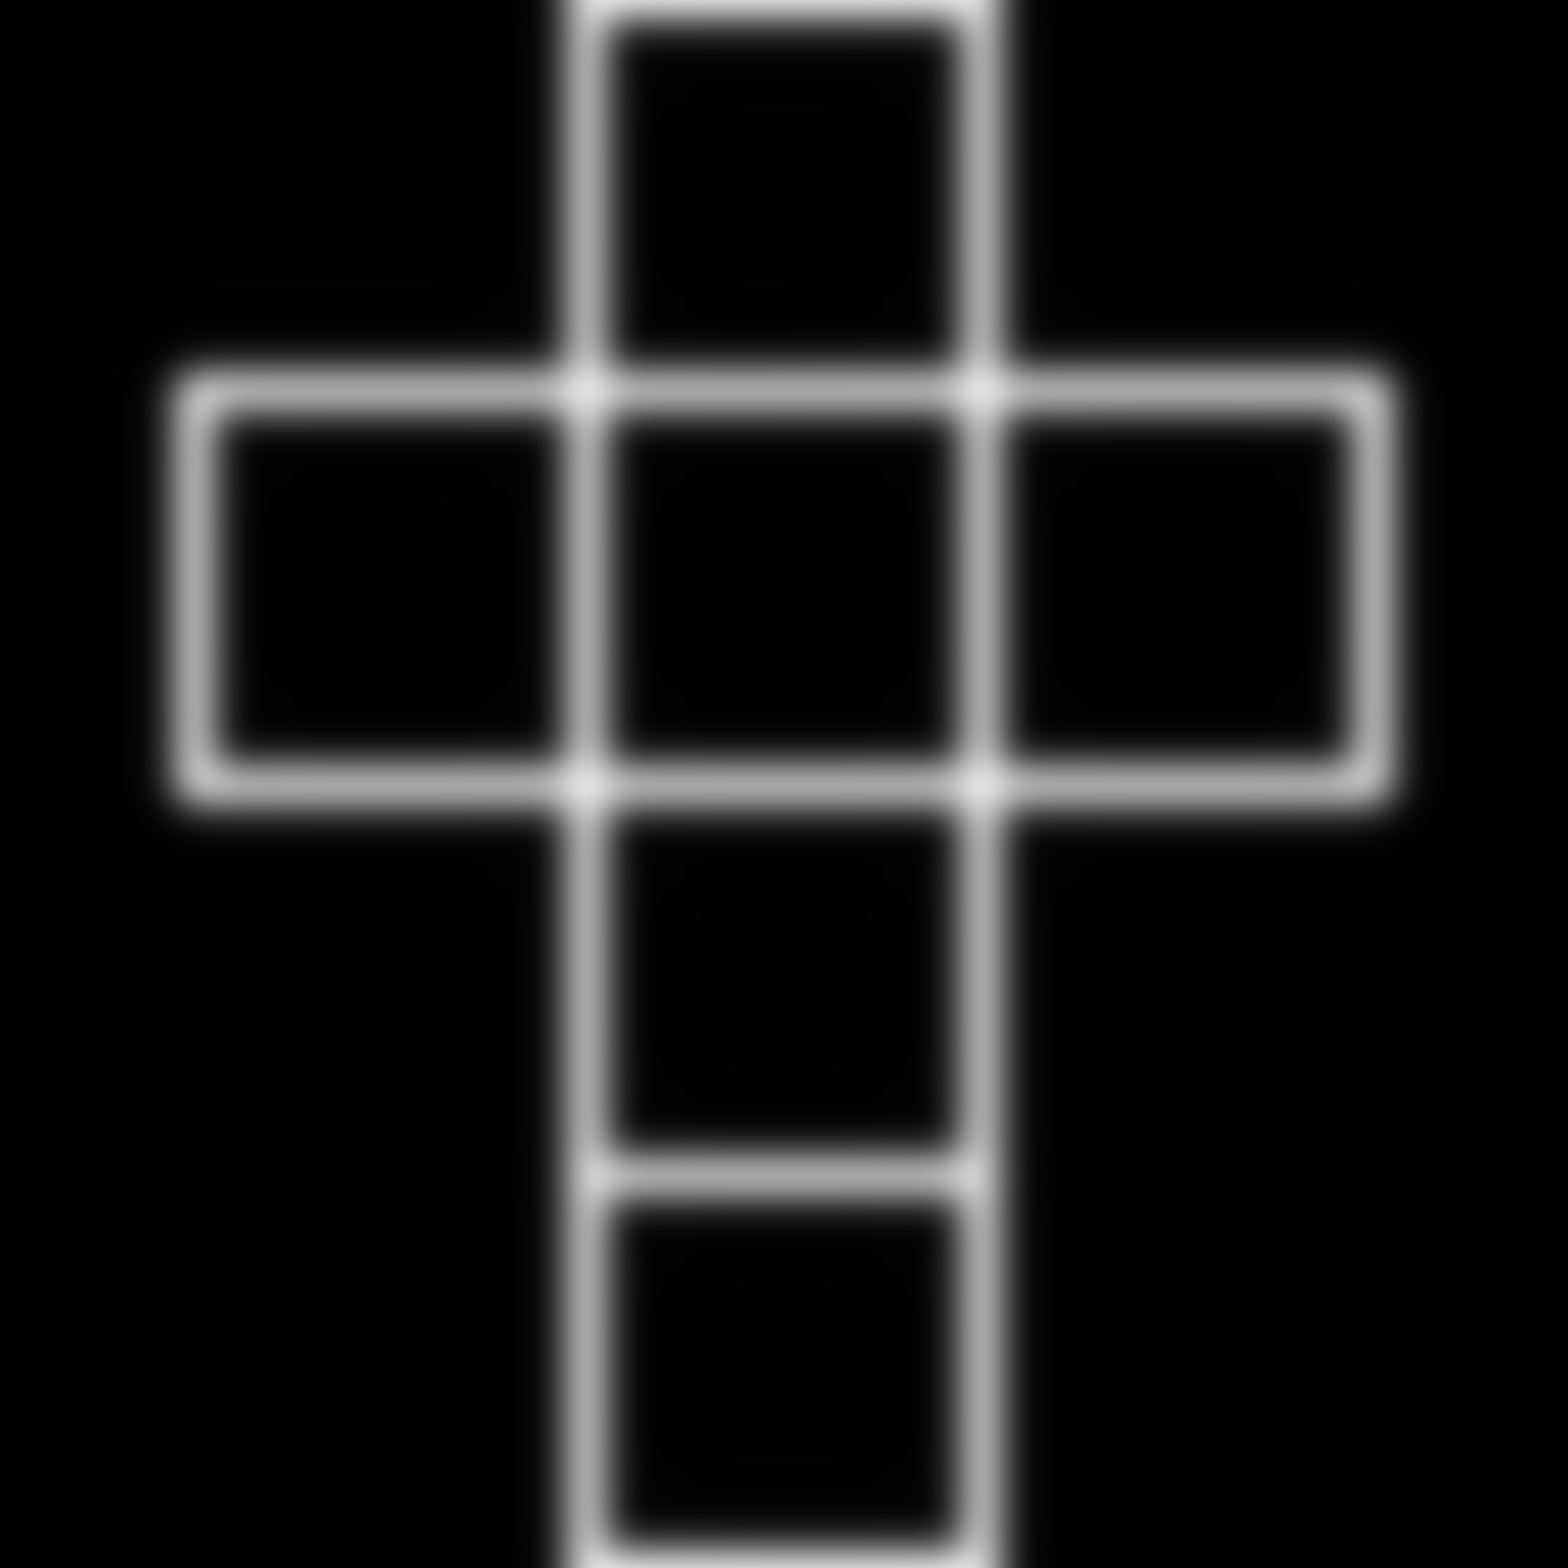
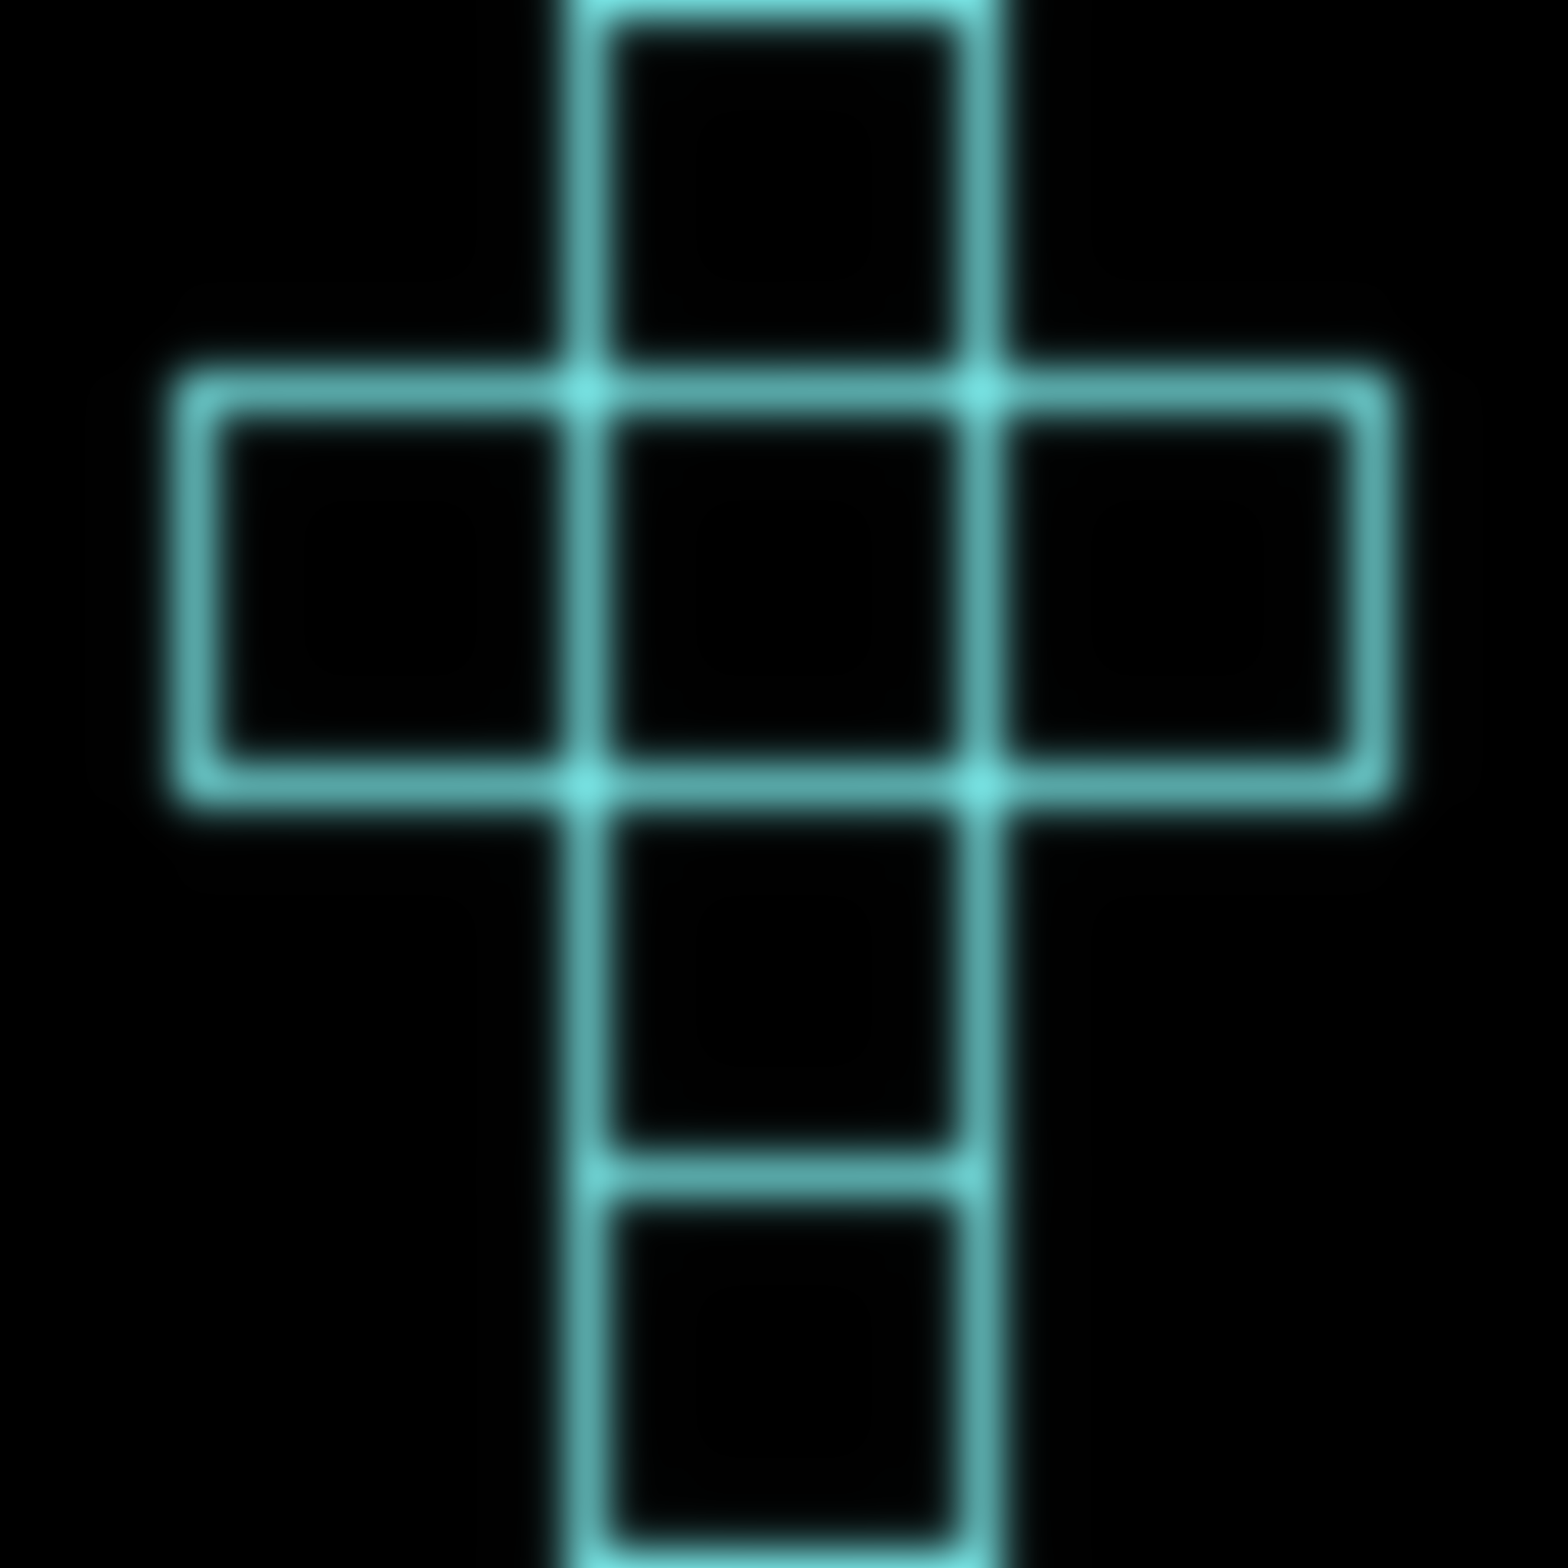
Layered file, before and after one edit (w=1568, h=1568). Changes by layer:
added layer "Ebene #3" above "Ebene #1" over (136, 0, 1432, 1568)
hid "Ebene #1" over (136, 0, 1432, 1568)